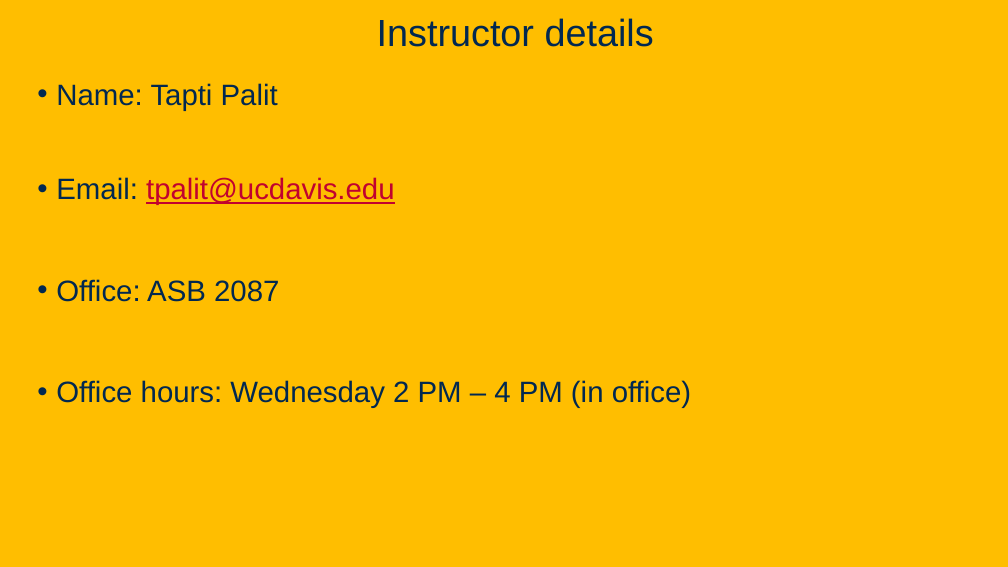
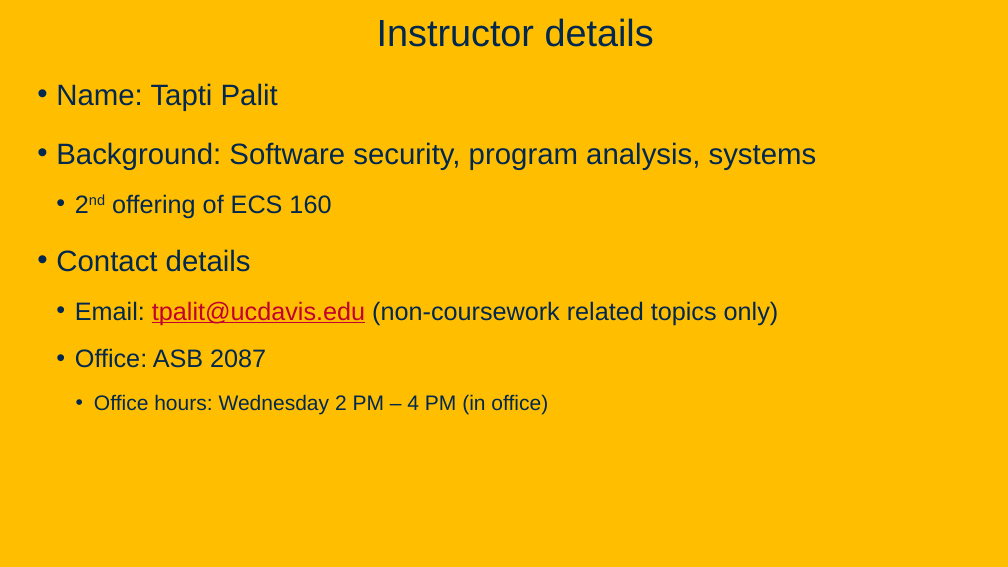
Before and after one commit to davsec-teaching/ecs160-f25, a slide deck: slide 3 of slides/1_logistics_and_course_introduction.pptx (slide 2 before the commit). Drawn at 1008x567 pixels with LibreOffice and Linux fonts; fonts in the diff are those of the drawing; background and template pictures are left out. Boxes give left, top, right and bottom in pixels: in the first picture for what was removed or moved away, otherwise in the second. Text is boxed around its words. In the diff, an @@ line names an element or a change of style, - is before the commit and + after.

```diff
--- a/slides/1_logistics_and_course_introduction.pptx
+++ b/slides/1_logistics_and_course_introduction.pptx
@@ text at bbox=[56, 142, 817, 325]: text changed; size 28 to 24 pt; text colour #C1022F to #022850 @@
-• Email: tpalit@ucdavis.edu
+• Background: Software security, program analysis, systems
+  • 2nd offering of ECS 160
+• Contact details
+  • Email: tpalit@ucdavis.edu (non-coursework related topics only)
@@ text at bbox=[75, 348, 548, 414]: size 28 to 24 pt in "Office: ASB 2087"; size 28 to 20 pt in "Office hours: Wednesday 2 PM – 4 ..."; list level 1 to 2 in "Office: ASB 2087"; list level 1 to 3 in "Office hours: Wednesday 2 PM ..." @@
```
Also in this commit, not shown: 19 other slides changed, 4 slides added, 1 other file.
